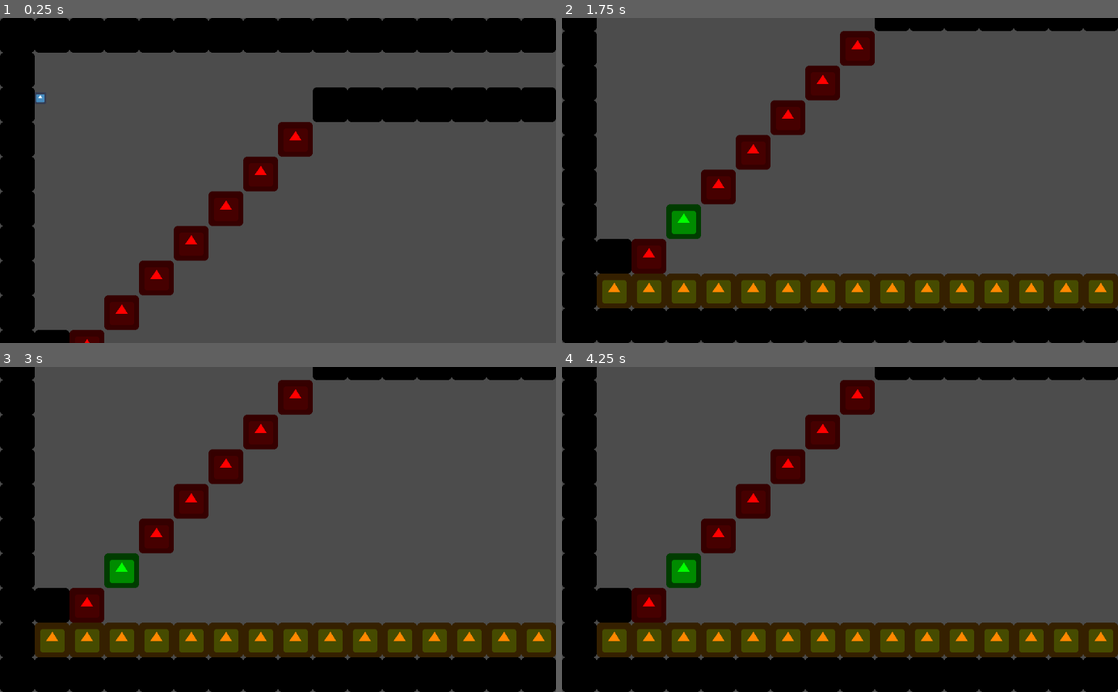
Above: before the commit, frames 1-4 (two rows, left to right).
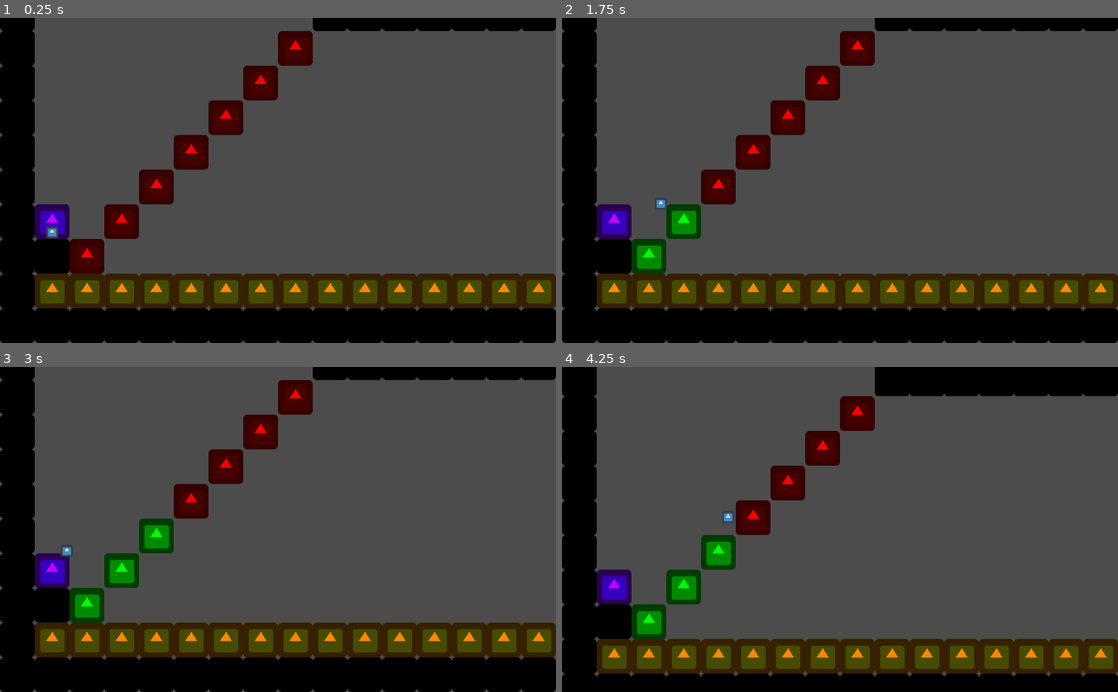
Above: after the commit, the same moments.

Repository: SomeSortOfSam/MeatballMayhem
Game: Godot game, scene res://Levels/Level02.tscn
The game is run twice, just before and just after one commit, with the same random seed, the same clock (stepped at 60 frames per second) and the same inputs. This scene is started directly instead of the project's main scene. The engine's default icon, where the game draws it, is replaced by a stand-in: a white triangle on a blue panel in a dark square.
Inputs:
- Up to frame 1 (0.25 s): no input
- Up to frame 2 (1.75 s): hold Right (ui_right) from 0.53 s (still down); tap Up (ui_up) at 0.77, 1.52 s
- Up to frame 3 (3 s): tap Enter at 2 s; release Right (ui_right) at 2.03 s; hold Left (ui_left) 2.03-2.78 s; tap Space at 2.75 s; hold Right (ui_right) from 2.78 s (still down)
- Up to frame 4 (4.25 s): keep holding Right (ui_right); tap Up (ui_up) at 3.02, 3.77 s

The runs differ from the first frame. In frame 1, 41% of the frame differs, in the area x 0-100%, y 0-100%; in frame 2, 1.4%; in frame 3, 2.0%; in frame 4, 20%.

Commit message:
Camera Follow

Diff:
--- a/Levels/Level02.tscn
+++ b/Levels/Level02.tscn
@@ -4,8 +4,14 @@
 
 [node name="Level" instance=ExtResource( 1 )]
 
+[node name="MeatBall" parent="." index="0"]
+position = Vector2( 32, 416 )
+
 [node name="TileMap" parent="StaticBody2D" index="0"]
-tile_data = PoolIntArray( -65537, 0, 0, -131072, 0, 0, -1310 …(561 unchanged characters)…  1, 0, 327696, 0, 0, 458751, 0, 0, 393218, 1, 0, 393232, 0, 0, 524287, 0, 0, 458 …(543 unchanged characters)…
+tile_data = PoolIntArray( -65537, 0, 0, -131072, 0, 0, -1310 …(561 unchanged characters)…  1, 0, 327696, 0, 0, 458751, 0, 0, 393216, 4, 0, 393218, 1, 0, 393232, 0, 0, 524287, 0, 0, 458 …(543 unchanged characters)…
+
+[node name="Camera2D" parent="." index="2"]
+position = Vector2( 32, 416 )
 
 [node name="TopLeft" parent="Camera2D/Node" index="0"]
 position = Vector2( -64, -128 )
--- a/Meatball/Meatball.gd
+++ b/Meatball/Meatball.gd
@@ -26,4 +26,5 @@
 
 func kill():
 	emit_signal("death")
-	queue_free()
+	#Checkpoint should free node - remote transform dies before we can get to it otherwise
+	#queue_free()
--- a/Tiles/Checkpoint.gd
+++ b/Tiles/Checkpoint.gd
@@ -3,6 +3,7 @@
 onready var Meatball = preload("res://Meatball/Meatball.tscn")
 
 var curMeatball
+var cameraTransform
 
 func _on_Checkpoint_body_entered(body):
 	#disconect previous checkpoint
@@ -11,11 +12,15 @@
 	body.connect("death", $".", "_on_meatball_death")
 	body.connect("new_checkpoint", $".", "_on_meatball_disconnect")
 	curMeatball = body
+	cameraTransform = body.get_node("RemoteTransform2D")
 
 func _on_meatball_death():
 	var meatball = Meatball.instance()
 	get_tree().current_scene.call_deferred("add_child",meatball)
 	meatball.global_position = global_position
+	curMeatball.remove_child(cameraTransform)
+	meatball.add_child(cameraTransform)
+	curMeatball.queue_free()
 	curMeatball = meatball
 
 func _on_meatball_disconnect():
--- a/Tiles/Checkpoint.tscn
+++ b/Tiles/Checkpoint.tscn
@@ -10,6 +10,8 @@
 script = ExtResource( 1 )
 
 [node name="Sprite" type="Sprite" parent="."]
+self_modulate = Color( 0.780392, 0, 1, 1 )
+z_index = -1
 
 [node name="CollisionShape2D" type="CollisionShape2D" parent="."]
 shape = SubResource( 1 )
